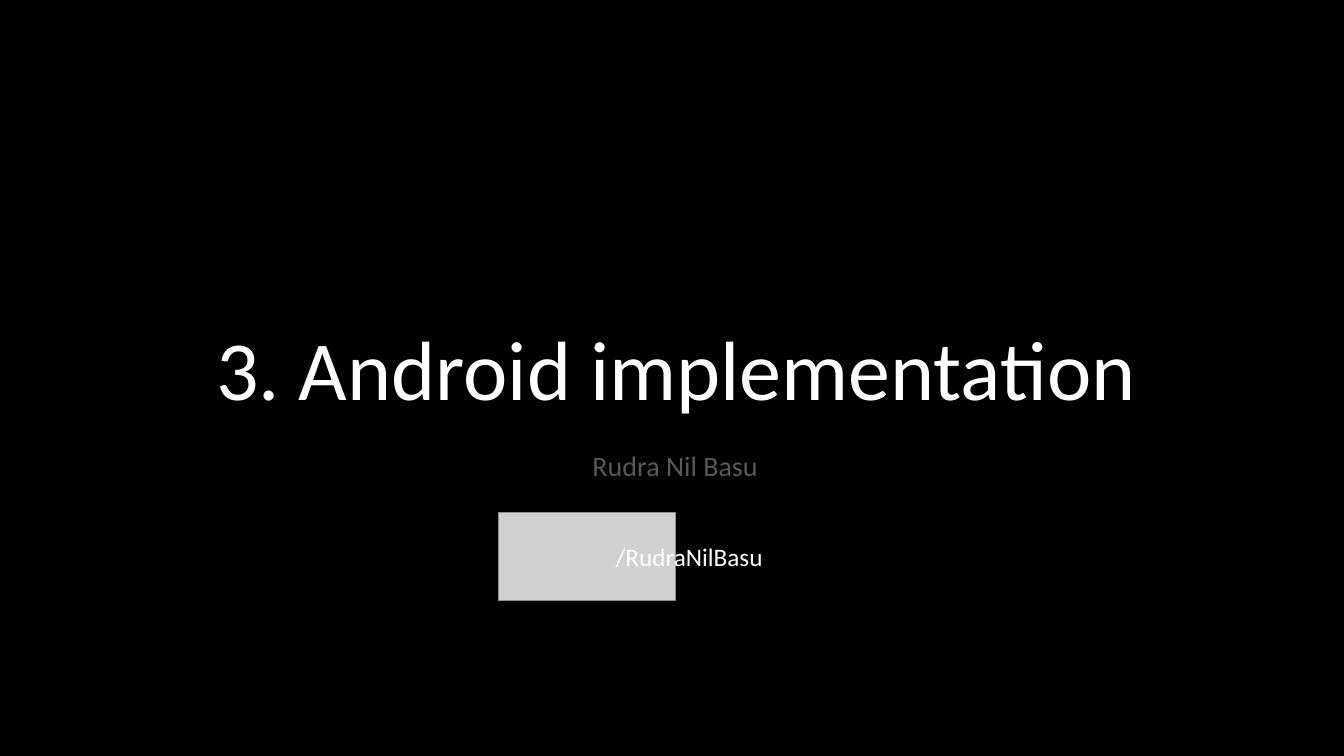
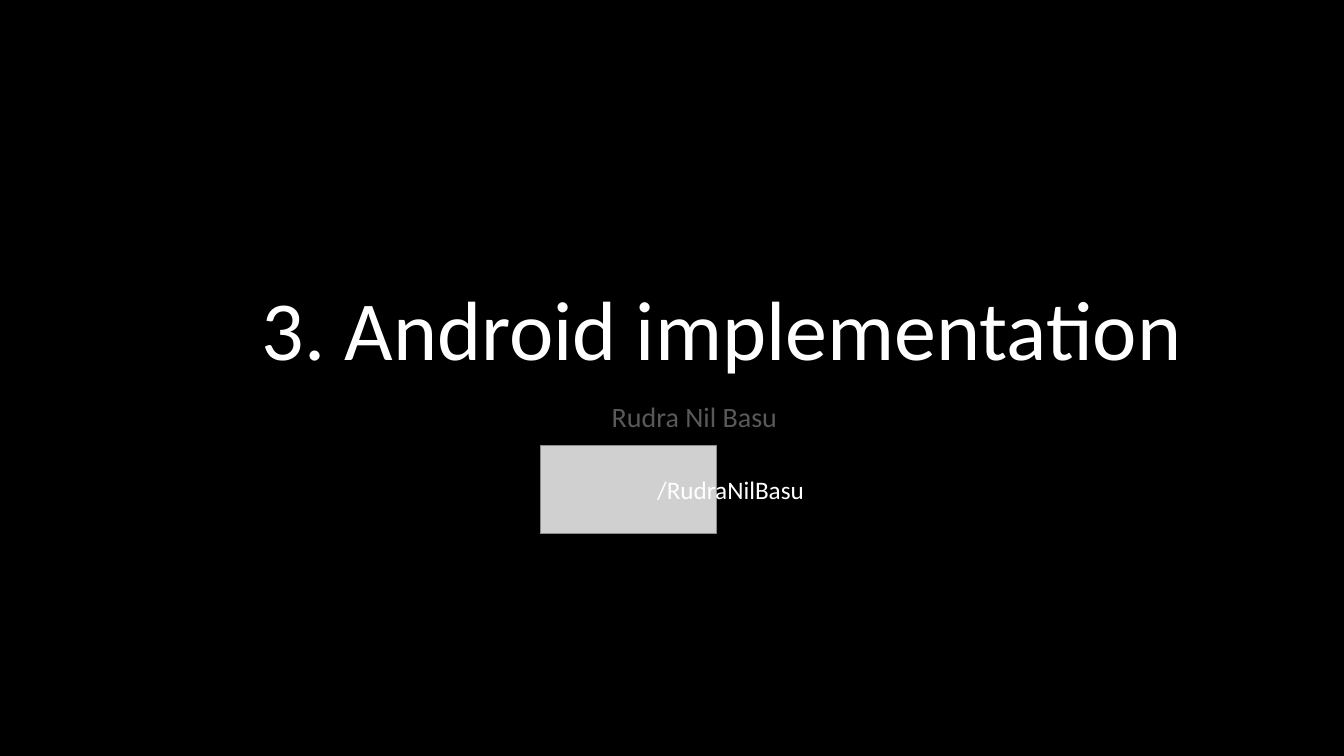
Before and after one commit to PhoenixRRDS/Presentation, a slide deck: slide 17 of The design and development of AIRYL.pptx (slide 12 before the commit). Drawn at 1344x756 pixels with LibreOffice and Linux fonts; fonts in the diff are those of the drawing; grey boxes stand for pictures. Boxes give left, top, right and bottom in pixels: in the first picture for what was removed or moved away, otherwise in the second. Text is boxed around its words. In the diff, an @@ line names an element or a change of style, - is before the commit and + after.

```diff
--- a/The design and development of AIRYL.pptx
+++ b/The design and development of AIRYL.pptx
@@ title "3. Android implementation": place and size @@
-title "3. Android implementation" at (216, 341, 1135, 414)
+title "3. Android implementation" at (262, 301, 1181, 374)
@@ subtitle "Rudra Nil Basu": place and size @@
-subtitle "Rudra Nil Basu" at (592, 457, 757, 476)
+subtitle "Rudra Nil Basu" at (612, 408, 777, 427)
@@ picture: place and size @@
-picture at (499, 512, 676, 600)
+picture at (540, 446, 717, 533)
@@ text "/RudraNilBasu": place and size @@
-text "/RudraNilBasu" at (616, 545, 763, 572)
+text "/RudraNilBasu" at (657, 479, 804, 506)
```
Also in this commit, not shown: 3 other slides changed, 5 slides added.
